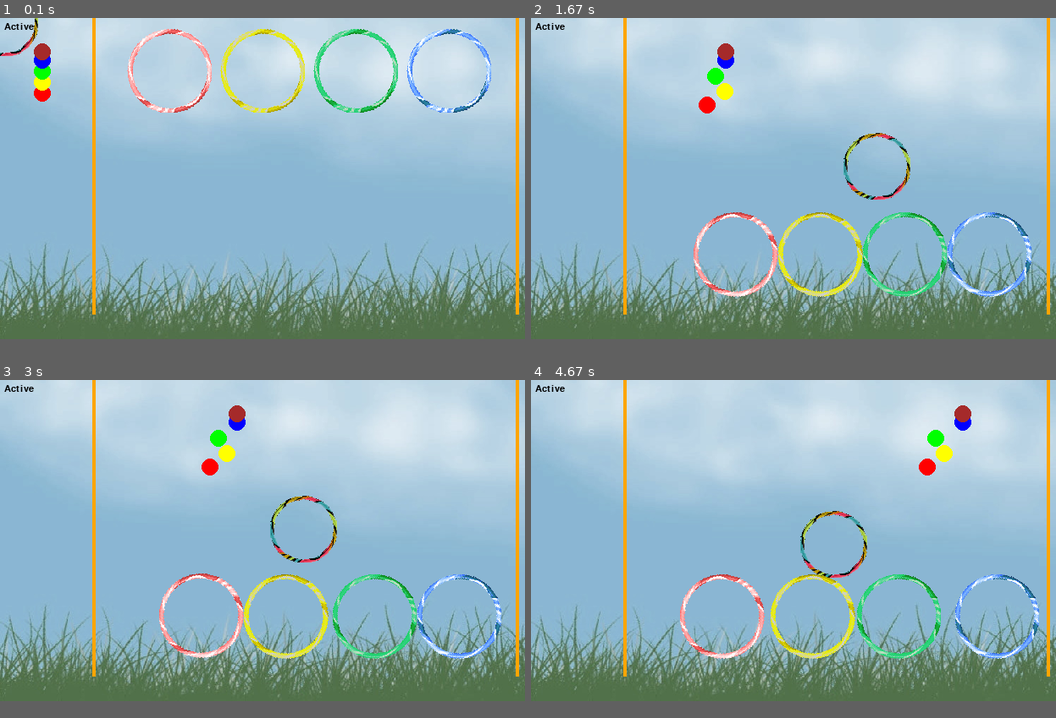
Above: before the commit, frames 1-4 (two rows, left to right).
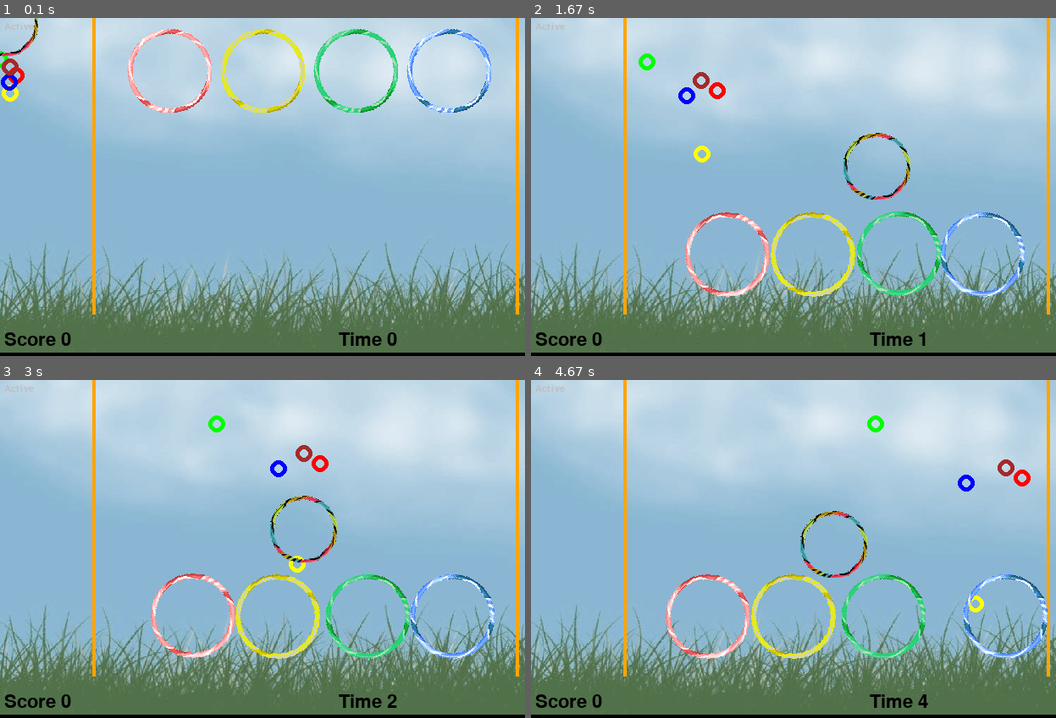
Above: after the commit, the same moments.

Repository: threeup/pygame-learn
Game: pygame game, started from game.py
Two runs of this game, one before a commit and one after it. Both use one fixed random seed, a clock stepped at 60 frames per second and the inputs below.
Inputs (mouse positions are in pixels of both pictures, inside the frame that each line leads up to):
- Up to frame 1 (0.1 s): no input
- Up to frame 2 (1.67 s): press the mouse at (667, 190) at 0.37 s; move the mouse to (756, 227) at 0.47 s; release the mouse at (846, 261) at 0.6 s; press the mouse at (667, 190) at 0.7 s; move the mouse to (641, 146) at 0.8 s; release the mouse at (615, 105) at 0.93 s; press the mouse at (667, 190) at 1.03 s; move the mouse to (646, 156) at 1.13 s; release the mouse at (625, 122) at 1.27 s; press the mouse at (667, 190) at 1.37 s; move the mouse to (772, 176) at 1.47 s; release the mouse at (877, 166) at 1.6 s
- Up to frame 3 (3 s): press the mouse at (136, 552) at 1.7 s; move the mouse to (210, 542) at 1.8 s; release the mouse at (283, 535) at 1.93 s; press the mouse at (136, 552) at 2.03 s; move the mouse to (220, 559) at 2.13 s; release the mouse at (304, 569) at 2.27 s; press the mouse at (136, 552) at 2.37 s; move the mouse to (288, 549) at 2.47 s; release the mouse at (446, 545) at 2.6 s; press the mouse at (136, 552) at 2.7 s; move the mouse to (220, 538) at 2.8 s; release the mouse at (304, 528) at 2.93 s
- Up to frame 4 (4.67 s): press the mouse at (667, 552) at 3.03 s; move the mouse to (741, 596) at 3.13 s; release the mouse at (814, 640) at 3.27 s; press the mouse at (667, 552) at 3.37 s; move the mouse to (809, 609) at 3.47 s; release the mouse at (951, 670) at 3.6 s; press the mouse at (667, 552) at 3.7 s; move the mouse to (720, 532) at 3.8 s; release the mouse at (772, 515) at 3.93 s; click (940, 569) at 4.05 s; press the mouse at (940, 569) at 4.37 s; move the mouse to (888, 555) at 4.47 s; release the mouse at (835, 542) at 4.6 s
In our replay, the window is 620x380 before the commit and 620x400 after it. These sizes can differ from the game's own. Grey fills any space a smaller window leaves; there, only what the larger window draws over its background counts as a difference.

The runs differ from the first frame. In frame 1, 2.3% of the frame differs, in the area x 0-100%, y 1-100%; in frame 2, 7.0%; in frame 3, 7.1%; in frame 4, 7.6%.

Commit message:
scoring, test sounds, ai

Diff:
--- a/ctrlr.py
+++ b/ctrlr.py
@@ -2,8 +2,6 @@
 import numpy as np
 import scipy.io.wavfile as siow
 from enty import Enty
-
-SAMPLERATE = 44100
 
 class Ctrlr:
     def __init__(self, enty_list):
@@ -27,26 +25,31 @@
 
 
 class HumanCtrlr(Ctrlr):
-    def __init__(self, enty_list):
+    def __init__(self, enty_list, samplerate):
         # invoking the __init__ of the parent class
         Ctrlr.__init__(self, enty_list)
         self.held = []
         self.sfx_down = []
         self.sfx_up = []
+        self.samplerate = samplerate
+
+        volume = 200
+        if samplerate < 10000:
+            volume = 10000
 
         for i in range(self.count):
             self.held.append(False)
-            self.sfx_down.append(self.make_tone(100+i*100))
-            self.sfx_up.append(self.make_tone(150+i*100))
+            self.sfx_down.append(self.make_tone(111+i*50,volume))
+            self.sfx_up.append(self.make_tone(136+i*50,volume))
 
-    def make_tone(self, freq=1000, volume=10000, length=1):
+    def make_tone(self, freq, volume, length=1):
 
-        num_steps = int(length*SAMPLERATE)
-        intro = int(length*SAMPLERATE*0.2)
+        num_steps = int(length*self.samplerate)
+        intro = int(length*self.samplerate*0.2)
         s = []
 
         for n in range(num_steps):
-            value = np.sin(n * freq * (6.28318/SAMPLERATE) * length)*volume
+            value = np.sin(n * freq * (6.28318/self.samplerate) * length)*volume
             if n < intro:
                 ease = n/intro
                 s.append([value*ease, value*ease])
@@ -90,21 +93,3 @@
                 if p.y < 100:
                     self.list[i].set_pos(p.x, 100)
         return
-
-
-class AICtrlr(Ctrlr):
-    def __init__(self, enty_list):
-        # invoking the __init__ of the parent class
-        Ctrlr.__init__(self, enty_list)
-        self.delta_x = 0
-        self.delta_y = 0
-
-    def tick(self, deltaTime):
-        for i in range(self.count):
-            p = self.list[i].get_pos()
-            if p.y < 100:
-                self.list[i].set_pos(p.x, 100)
-            elif(p.x < 600):
-                self.list[i].set_pos(p.x+10, p.y)
-            else:
-                self.list[i].set_pos(0, p.y)
--- /dev/null
+++ b/ctrlrai.py
@@ -0,0 +1,55 @@
+import pygame
+import random
+from pymunk import Vec2d
+
+from enty import Enty
+from ctrlr import Ctrlr
+
+
+class AICtrlr(Ctrlr):
+    def __init__(self, enty_list):
+        # invoking the __init__ of the parent class
+        Ctrlr.__init__(self, enty_list)
+        self.delta_x = 0
+        self.delta_y = 0
+        self.score = 0
+        for i in range(self.count):
+            self.reset(self.list[i])
+
+    def reset(self, enty):
+        enty.attach = None
+        enty.set_pos(0, random.randrange(300, 350))
+        enty.set_vel(random.randrange(8, 13), random.randrange(-5, 5))
+
+    def tick(self, deltaTime):
+        for i in range(self.count):
+            enty = self.list[i]
+            p = enty.get_pos()
+            atch = enty.attach
+            if atch != None:
+                ap = atch.get_pos()
+                delta = Vec2d(ap.x-p.x, ap.y-p.y)
+                delta_dir, delta_mag = delta.normalized_and_length()
+                if delta_mag < 10:
+                    self.score += 1
+                    self.reset(enty)
+                    continue
+
+                spd = 4
+                enty.set_pos(p.x + spd*delta_dir.x, p.y + spd*delta_dir.y)
+                continue
+
+            if (p.x > 600):
+                enty.set_pos(0, p.y)
+                enty.set_vel(random.randrange(8, 13), random.randrange(-5, 5))
+                continue
+
+            v = enty.get_vel()
+            if p.y < 100 and v.y < 0:
+                enty.set_vel(v.x, -v.y)
+                v = enty.get_vel()
+            elif p.y > 310 and v.y > 0:
+                enty.set_vel(v.x, -v.y)
+                v = enty.get_vel()
+            spd = enty.fixed_speed
+            enty.set_pos(p.x + spd*v.x, p.y + spd*v.y)
--- a/enty.py
+++ b/enty.py
@@ -8,8 +8,17 @@
         self.name = name
         self.grounded = False
         self.elapsed_time = 0
+        self.fixed_vel = Vec2d(0,0)
+        self.fixed_speed = 0.2
         self.debug = False
         self.body = None
+        self.attach = None
+
+    def set_vel(self, x, y):
+        self.fixed_vel = Vec2d(x,y)
+
+    def get_vel(self):
+        return self.fixed_vel
 
     def set_pos(self, x, y):
         if self.body:
--- a/circenty.py
+++ b/entycircle.py
@@ -4,7 +4,7 @@
 from enty import Enty
 
 
-class CircEnty(Enty):
+class EntyCircle(Enty):
     def __init__(self, name, color, radius, path):
         Enty.__init__(self, name)
         self.radius = radius
@@ -44,10 +44,12 @@
         else:
             draw_pos = int(p.x), int(flipy(p.y))
             pygame.draw.circle(screen, self.color, draw_pos,
-                               int(self.radius), 12)
+                               int(self.radius), 5)
 
-    def addCollision(self, space, pos, btype):
-        self.body = pymunk.Body(1, 1666, body_type=btype)
+    def addCollision(self, space, pos, bodtype, coltype):
+        self.body = pymunk.Body(1, 1666, body_type=bodtype)
         self.body.position = pos[0], pos[1]
         self.shape = pymunk.Circle(self.body, self.radius, (0, 0))
+        self.shape.collision_type = coltype
+        self.shape.owner = self
         space.add(self.body, self.shape)
--- a/lineenty.py
+++ b/entyline.py
@@ -4,7 +4,7 @@
 from enty import Enty
 
 
-class LineEnty(Enty):
+class EntyLine(Enty):
     def __init__(self, name, color, path):
         Enty.__init__(self, name)
         self.length = 150
@@ -37,8 +37,10 @@
             draw_p2 = int(p2.x), int(flipy(p2.y))
             pygame.draw.lines(screen, self.color, False, [draw_p1, draw_p2], 4)
 
-    def addCollision(self, space, pt1, pt2, btype):
-        if btype == pymunk.Body.STATIC:
+    def addCollision(self, space, pt1, pt2, bodtype, coltype):
+        if bodtype == pymunk.Body.STATIC:
             self.shape = pymunk.Segment(space.static_body, pt1, pt2, 0.0)
             self.shape.friction = 0.99
+            self.shape.collision_type = coltype
+            self.shape.owner = self
             space.add(self.shape)
--- a/game.py
+++ b/game.py
@@ -1,3 +1,8 @@
+from entyline import EntyLine
+from entycircle import EntyCircle
+from enty import Enty
+from ctrlrai import AICtrlr
+from ctrlr import Ctrlr, HumanCtrlr, MouseCtrlr
 import pygame
 
 import pymunk
@@ -5,37 +10,60 @@
 
 import os
 
-
-from ctrlr import Ctrlr, AICtrlr, HumanCtrlr, MouseCtrlr
-from enty import Enty
-from circenty import CircEnty
-from lineenty import LineEnty
+# Physics collision types
+COLLTYPE_DEFAULT = 0
+COLLTYPE_PAWN = 1
+COLLTYPE_TARGET = 2
+
 
 ents = []
 ctrlrs = []
-
+SAMPLERATE = 44100
+if os.name == 'posix':
+    SAMPLERATE = 4000
 os.chdir(os.path.dirname(os.path.abspath(__file__)))
+
 
 def flipy(y):
     """Small hack to convert chipmunk physics to pygame coordinates"""
     return -y + 380
 
 
-def makeLineEnt(space, name, color, path, pt1, pt2, btype):
-    result = LineEnty(name, pygame.Color(color), path)
-    result.addCollision(space, pt1, pt2, btype)
+def makeLineEnt(space, name, color, path, pt1, pt2, bodtype, coltype=COLLTYPE_DEFAULT):
+    result = EntyLine(name, pygame.Color(color), path)
+    result.addCollision(space, pt1, pt2, bodtype, coltype)
     ents.append(result)
     return result
 
-def makeCircleEnt(space, name, color, path, pos, radius, btype):
-    result = CircEnty(name, pygame.Color(color), radius, path)
-    result.addCollision(space, pos, btype)
+
+def makeCircleEnt(space, name, color, path, pos, radius, bodtype, coltype=COLLTYPE_DEFAULT):
+    result = EntyCircle(name, pygame.Color(color), radius, path)
+    result.addCollision(space, pos, bodtype, coltype)
     ents.append(result)
     return result
 
+
+def pawn_target_func(arbiter, space, data):
+    """Simple callback that increases the radius of circles touching the mouse"""
+    s1, s2 = arbiter.shapes
+    bodtype1 = s1.body.body_type
+    bodtype2 = s2.body.body_type
+    id1 = s1.owner.name[-1]
+    id2 = s2.owner.name[-1]
+    if(id1 == id2):
+        if bodtype1 == pymunk.Body.DYNAMIC:
+            s2.owner.attach = s1.owner
+        elif bodtype2 == pymunk.Body.DYNAMIC:
+            s1.owner.attach = s2.owner
+        return False
+    return True
+
+
 def main():
+    pygame.mixer.pre_init(SAMPLERATE, -16, 2, 64)
+    pygame.mixer.init()
     pygame.init()
-    screen = pygame.display.set_mode((620, 380))
+    screen = pygame.display.set_mode((620, 400))
     clock = pygame.time.Clock()
     running = True
 
@@ -51,48 +79,63 @@
     space = pymunk.Space()
     space.gravity = 0.0, -981.0
 
+    space.add_collision_handler(
+        COLLTYPE_PAWN, COLLTYPE_TARGET
+    ).pre_solve = pawn_target_func
+
     # World
     raw_bg_img = pygame.image.load("bg.jpg")
     bg_img = pygame.transform.scale(
-                raw_bg_img, (620,396))
+        raw_bg_img, (620, 396))
 
     _ = makeLineEnt(space, "leftWall", "orange",
-        None, (110,30), (110,550), pymunk.Body.STATIC)
+                    None, (110, 30), (110, 550),
+                    pymunk.Body.STATIC)
     _ = makeLineEnt(space, "rightWall", "orange",
-        None, (610,30), (610,550), pymunk.Body.STATIC)
+                    None, (610, 30), (610, 550),
+                    pymunk.Body.STATIC)
 
     # Entities
     aitarget0 = makeCircleEnt(space, "target0", "red",
-        None, (0,300), 10, pymunk.Body.DYNAMIC)
+                              None, (0, 0), 10,
+                              pymunk.Body.DYNAMIC, COLLTYPE_TARGET)
     aitarget1 = makeCircleEnt(space, "target1", "yellow",
-        None, (0,310), 10, pymunk.Body.DYNAMIC)
+                              None, (0, 0), 10,
+                              pymunk.Body.DYNAMIC, COLLTYPE_TARGET)
     aitarget2 = makeCircleEnt(space, "target2", "green",
-        None, (0,320), 10, pymunk.Body.DYNAMIC)
+                              None, (0, 0), 10,
+                              pymunk.Body.DYNAMIC, COLLTYPE_TARGET)
     aitarget3 = makeCircleEnt(space, "target3", "blue",
-        None, (0,330), 10, pymunk.Body.KINEMATIC)
+                              None, (0, 0), 10,
+                              pymunk.Body.KINEMATIC, COLLTYPE_TARGET)
     aitarget4 = makeCircleEnt(space, "target4", "brown",
-        None, (0,340), 10, pymunk.Body.KINEMATIC)
+                              None, (0, 0), 10,
+                              pymunk.Body.KINEMATIC, COLLTYPE_TARGET)
 
     mouseball = makeCircleEnt(space, "mouse", "white",
-        "hoop.png", (10,10), 40, pymunk.Body.KINEMATIC)
-
-    ball0 = makeCircleEnt(space, "ball-r", "red",
-        "hoopred.png", (200+110*0, 320), 50, pymunk.Body.DYNAMIC)
-    ball1 = makeCircleEnt(space, "ball-y", "yellow",
-        "hoopyellow.png", (200+110*1, 320), 50, pymunk.Body.DYNAMIC)
-    ball2 = makeCircleEnt(space, "ball-g", "green",
-        "hoopgreen.png", (200+110*2, 320), 50, pymunk.Body.DYNAMIC)
-    ball3 = makeCircleEnt(space, "ball-b", "blue",
-        "hoopblue.png", (200+110*3, 320), 50, pymunk.Body.DYNAMIC)
+                              "hoop.png", (10, 10), 40,
+                              pymunk.Body.KINEMATIC)
+
+    pawn0 = makeCircleEnt(space, "pawn0", "red",
+                          "hoopred.png", (200+110*0, 320), 50,
+                          pymunk.Body.DYNAMIC, COLLTYPE_PAWN)
+    pawn1 = makeCircleEnt(space, "pawn1", "yellow",
+                          "hoopyellow.png", (200+110*1, 320), 50,
+                          pymunk.Body.DYNAMIC, COLLTYPE_PAWN)
+    pawn2 = makeCircleEnt(space, "pawn2", "green",
+                          "hoopgreen.png", (200+110*2, 320), 50,
+                          pymunk.Body.DYNAMIC, COLLTYPE_PAWN)
+    pawn3 = makeCircleEnt(space, "pawn3", "blue",
+                          "hoopblue.png", (200+110*3, 320), 50,
+                          pymunk.Body.DYNAMIC, COLLTYPE_PAWN)
 
     # Controller
-    aiCtrlr = AICtrlr([aitarget0,aitarget1,aitarget2,aitarget3,aitarget4])
+    aiCtrlr = AICtrlr([aitarget0, aitarget1, aitarget2, aitarget3, aitarget4])
     ctrlrs.append(aiCtrlr)
     mouseCtrlr = MouseCtrlr([mouseball], flipy)
     ctrlrs.append(mouseCtrlr)
-    humanCtrlr = HumanCtrlr([ball0, ball1, ball2, ball3])
+    humanCtrlr = HumanCtrlr([pawn0, pawn1, pawn2, pawn3], SAMPLERATE)
     ctrlrs.append(humanCtrlr)
-
 
     # GameState
     run_physics = True
@@ -123,7 +166,6 @@
             elif event.type == pygame.MOUSEBUTTONUP:
                 paused = False
 
-
         # Update physics
         if run_physics:
             dt = 1.0 / 60.0
@@ -135,17 +177,22 @@
                     ctrlr.tick(dt)
                 space.step(dt)
 
-
-
-
         # Draw stuff
         screen.blit(bg_img, (0, 0))
 
         # Display some text
-        font = pygame.font.Font(None, 16)
+        smfont = pygame.font.Font(None, 16)
         line = "Inactive" if paused else "Active"
-        text = font.render(line, True, pygame.Color("black"))
+        text = smfont.render(line, True, pygame.Color("gray"))
         screen.blit(text, (5, 5))
+        bigfont = pygame.font.Font(None, 32)
+        scoreline = "Score " + str(aiCtrlr.score)
+        scoretext = bigfont.render(scoreline, True, pygame.Color("black"))
+        screen.blit(scoretext, (5, 370))
+
+        timeline = "Time " + str(round(mouseball.elapsed_time))
+        timetext = bigfont.render(timeline, True, pygame.Color("black"))
+        screen.blit(timetext, (400, 370))
 
         # Draw ents
         for ent in ents:
--- /dev/null
+++ b/test4.py
@@ -0,0 +1,62 @@
+import pygame
+
+import numpy as np
+import os
+
+SAMPLERATE = 4000
+
+def make_tone(self, freq=1000, volume=10000, length=1):
+
+    num_steps = int(length*SAMPLERATE)
+    intro = int(length*SAMPLERATE*0.2)
+    s = []
+
+    for n in range(num_steps):
+        value = np.sin(n * freq * (6.28318/SAMPLERATE) * length)*volume
+        if n < intro:
+            ease = n/intro
+            s.append([value*ease, value*ease])
+        elif (num_steps-n) < intro:
+            ease = (num_steps-n)/intro
+            s.append([value*ease, value*ease])
+        else:
+            s.append([value, value])
+    buffer = np.array(s)
+    return pygame.sndarray.make_sound(buffer.astype(np.int16))
+
+def main():
+    pygame.mixer.pre_init(SAMPLERATE, -16, 2, 64)
+    pygame.mixer.init()
+    pygame.init()
+    _ = pygame.display.set_mode((620, 400))
+    print(pygame.mixer.get_init())
+    pygame.mixer.music.load("hendrik.wav")
+    pygame.mixer.music.play()
+
+    while pygame.mixer.music.get_busy():
+        continue
+
+    pygame.mixer.music.play()
+    while pygame.mixer.music.get_busy():
+        continue
+
+    tone = make_tone(400)
+    print(tone.get_volume())
+
+    running = True
+
+    while running:
+        for event in pygame.event.get():
+            if event.type == pygame.QUIT:
+                running = False
+            elif event.type == pygame.KEYDOWN and event.key == pygame.K_ESCAPE:
+                running = False
+            else:
+                tone.play()
+        pygame.display.flip()
+        pygame.display.set_caption("fps: ")
+
+if __name__ == "__main__":
+    doprof = 0
+    if not doprof:
+        main()
--- /dev/null
+++ b/test8.py
@@ -0,0 +1,62 @@
+import pygame
+
+import numpy as np
+import os
+
+SAMPLERATE = 8000
+
+def make_tone(self, freq=1000, volume=10000, length=1):
+
+    num_steps = int(length*SAMPLERATE)
+    intro = int(length*SAMPLERATE*0.2)
+    s = []
+
+    for n in range(num_steps):
+        value = np.sin(n * freq * (6.28318/SAMPLERATE) * length)*volume
+        if n < intro:
+            ease = n/intro
+            s.append([value*ease, value*ease])
+        elif (num_steps-n) < intro:
+            ease = (num_steps-n)/intro
+            s.append([value*ease, value*ease])
+        else:
+            s.append([value, value])
+    buffer = np.array(s)
+    return pygame.sndarray.make_sound(buffer.astype(np.int16))
+
+def main():
+    pygame.mixer.pre_init(SAMPLERATE, -16, 2, 64)
+    pygame.mixer.init()
+    pygame.init()
+    _ = pygame.display.set_mode((620, 400))
+    print(pygame.mixer.get_init())
+    pygame.mixer.music.load("hendrik.wav")
+    pygame.mixer.music.play()
+
+    while pygame.mixer.music.get_busy():
+        continue
+
+    pygame.mixer.music.play()
+    while pygame.mixer.music.get_busy():
+        continue
+
+    tone = make_tone(400)
+    print(tone.get_volume())
+
+    running = True
+
+    while running:
+        for event in pygame.event.get():
+            if event.type == pygame.QUIT:
+                running = False
+            elif event.type == pygame.KEYDOWN and event.key == pygame.K_ESCAPE:
+                running = False
+            else:
+                tone.play()
+        pygame.display.flip()
+        pygame.display.set_caption("fps: ")
+
+if __name__ == "__main__":
+    doprof = 0
+    if not doprof:
+        main()
--- /dev/null
+++ b/testL.py
@@ -0,0 +1,62 @@
+import pygame
+
+import numpy as np
+import os
+
+SAMPLERATE = 4000
+
+def make_tone(self, freq=1000, volume=30000, length=1):
+
+    num_steps = int(length*SAMPLERATE)
+    intro = int(length*SAMPLERATE*0.2)
+    s = []
+
+    for n in range(num_steps):
+        value = np.sin(n * freq * (6.28318/SAMPLERATE) * length)*volume
+        if n < intro:
+            ease = n/intro
+            s.append([value*ease, value*ease])
+        elif (num_steps-n) < intro:
+            ease = (num_steps-n)/intro
+            s.append([value*ease, value*ease])
+        else:
+            s.append([value, value])
+    buffer = np.array(s)
+    return pygame.sndarray.make_sound(buffer.astype(np.int16))
+
+def main():
+    pygame.mixer.pre_init(SAMPLERATE, -16, 2, 64)
+    pygame.mixer.init()
+    pygame.init()
+    _ = pygame.display.set_mode((620, 400))
+    print(pygame.mixer.get_init())
+    pygame.mixer.music.load("hendrik.wav")
+    pygame.mixer.music.play()
+
+    while pygame.mixer.music.get_busy():
+        continue
+
+    pygame.mixer.music.play()
+    while pygame.mixer.music.get_busy():
+        continue
+
+    tone = make_tone(400)
+    print(tone.get_volume())
+
+    running = True
+
+    while running:
+        for event in pygame.event.get():
+            if event.type == pygame.QUIT:
+                running = False
+            elif event.type == pygame.KEYDOWN and event.key == pygame.K_ESCAPE:
+                running = False
+            else:
+                tone.play()
+        pygame.display.flip()
+        pygame.display.set_caption("fps: ")
+
+if __name__ == "__main__":
+    doprof = 0
+    if not doprof:
+        main()
